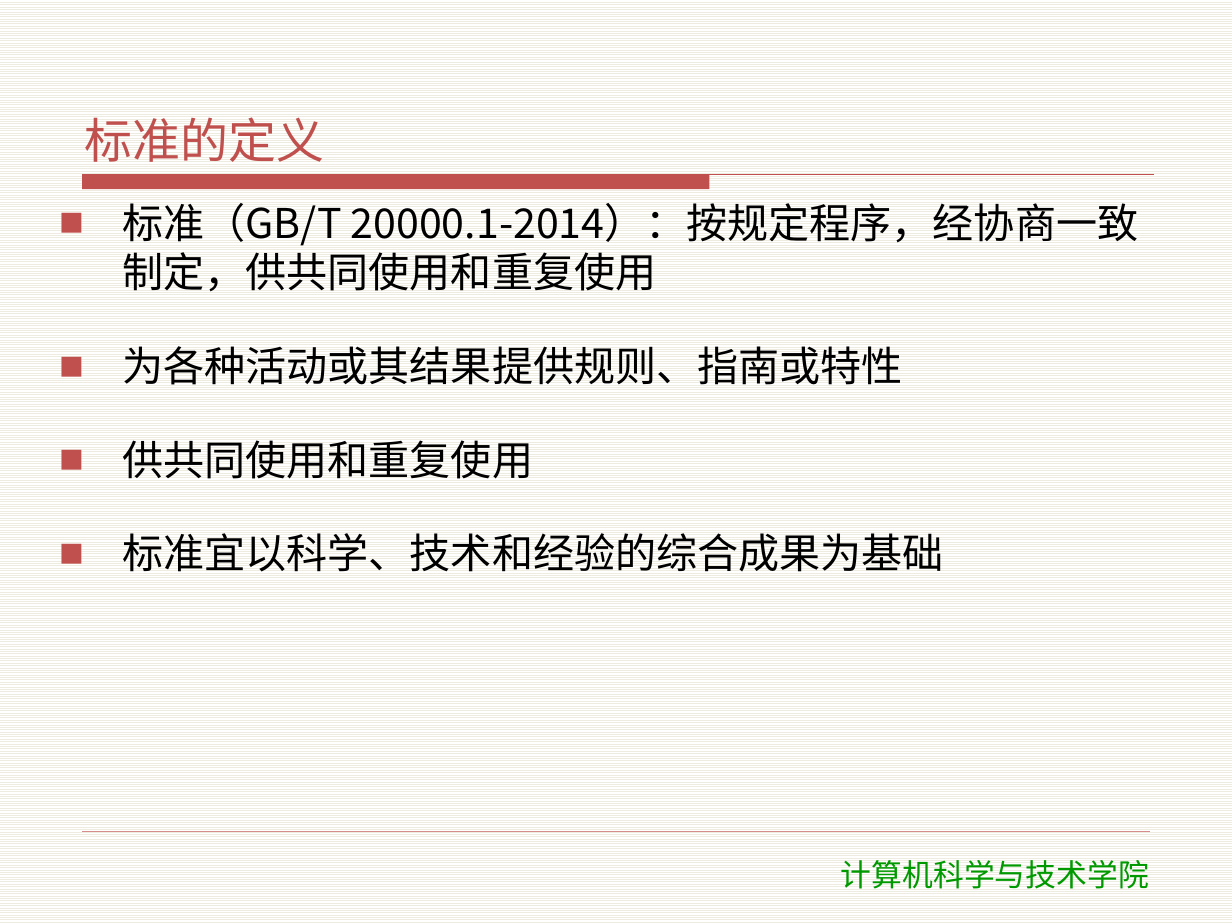
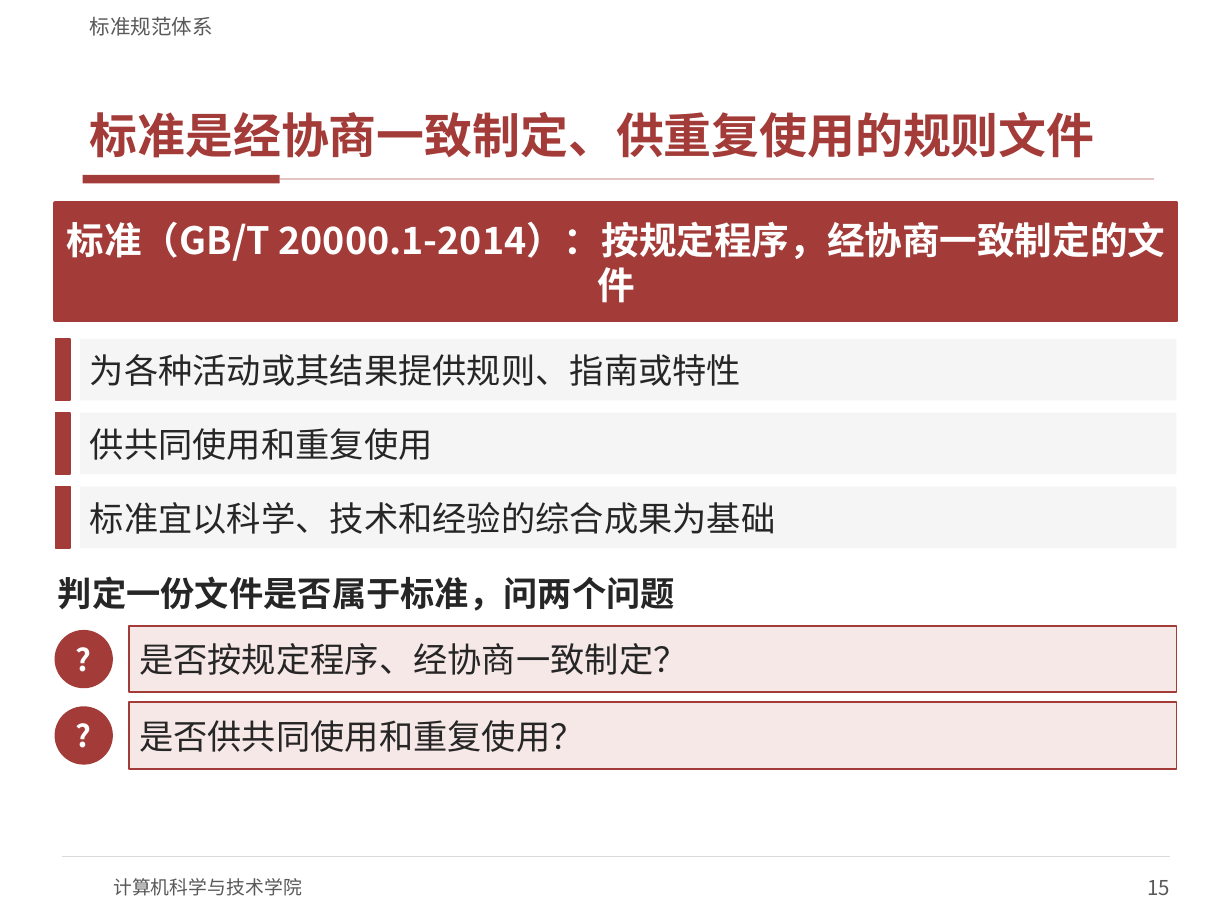
Before and after one commit to meng004/mall, a slide deck: slide 15 of SDC/教学资料/课件/T1-标准与规范.pptx (slide 9 before the commit). Drawn at 1232x924 pixels with LibreOffice and Linux fonts; fonts in the diff are those of the drawing; background and template pictures are left out. Boxes give left, top, right and bottom in pixels: in the first picture for what was removed or moved away, otherwise in the second. Text is boxed around its words. In the diff, an @@ line names an element or a change of style, - is before the commit and + after.

```diff
--- a/SDC/教学资料/课件/T1-标准与规范.pptx
+++ b/SDC/教学资料/课件/T1-标准与规范.pptx
@@ background pattern #EEECE1 on #FFFFFF to #FFFFFF @@
@@ text added at box(90, 17, 213, 36), 12 pt, text #595959 @@
+标准规范体系
@@ title at box(90, 112, 1095, 158): text changed; text colour #C0504D to #A33B38; bold on @@
-标准的定义
+标准是经协商一致制定、供重复使用的规则文件
@@ freeform shape removed at box(83, 175, 1154, 190) @@
@@ rectangle added at box(83, 175, 280, 184), fill #A33B38 @@
@@ rectangle added at box(55, 203, 1177, 320), fill #A33B38, outline #A33B38 2.25 pt, 22 pt, text #FFFFFF, bold @@
+标准（GB/T 20000.1-2014）：按规定程序，经协商一致制定的文件
@@ text removed at box(122, 203, 1138, 572) @@
-■ 标准（GB/T 20000.1-2014）：按规定程序，经协商一致制定，供共同使用和重复使用
-■ 为各种活动或其结果提供规则、指南或特性
-■ 供共同使用和重复使用
-■ 标准宜以科学、技术和经验的综合成果为基础
@@ line added from (280, 180) to (1154, 180), #E3C4C2 1 pt @@
@@ rectangle added at box(55, 339, 70, 400), fill #A33B38, outline #A33B38 1 pt @@
@@ rectangle added at box(80, 339, 1177, 400), fill #F5F5F5, 20 pt, text #262626 @@
+为各种活动或其结果提供规则、指南或特性
@@ rectangle added at box(55, 413, 70, 474), fill #A33B38, outline #A33B38 1 pt @@
@@ rectangle added at box(80, 413, 1177, 474), fill #F5F5F5, 20 pt, text #262626 @@
+供共同使用和重复使用
@@ rectangle added at box(55, 487, 70, 548), fill #A33B38, outline #A33B38 1 pt @@
@@ rectangle added at box(80, 487, 1177, 548), fill #F5F5F5, 20 pt, text #262626 @@
+标准宜以科学、技术和经验的综合成果为基础
@@ text added at box(58, 576, 675, 611), 20 pt, text #262626, bold @@
+判定一份文件是否属于标准，问两个问题
@@ rectangle added at box(129, 626, 1177, 692), fill #F6E8E6, outline #A33B38 1 pt, 20 pt, text #262626 @@
+是否按规定程序、经协商一致制定？
@@ ellipse added at box(55, 631, 112, 687), fill #A33B38, outline #A33B38 1 pt, 18 pt, text #FFFFFF, bold @@
+?
@@ ellipse added at box(55, 707, 112, 764), fill #A33B38, outline #A33B38 1 pt, 18 pt, text #FFFFFF, bold @@
+?
@@ rectangle added at box(129, 702, 1177, 769), fill #F6E8E6, outline #A33B38 1 pt, 20 pt, text #262626 @@
+是否供共同使用和重复使用？
@@ line moved from (83, 832) - (1149, 832) to (62, 856) - (1170, 856) @@
@@ line (62, 856) - (1170, 856): stroke #C0504D 0.25 pt to #D9D9D9 0.75 pt @@
@@ text "计算机科学与技术学院": place and size @@
-text "计算机科学与技术学院" at box(841, 860, 1149, 889)
+text "计算机科学与技术学院" at box(113, 878, 302, 896)
@@ text "计算机科学与技术学院" at box(113, 878, 302, 896): size 18 to 11 pt, font DejaVu Sans to Noto Sans CJK SC, text colour #009900 to #595959; alignment centre to left; less space between paragraphs; vertical alignment top to middle @@
@@ page number added at box(1148, 880, 1171, 895), 12 pt, text #595959 @@
+15
```
Also in this commit, not shown: 18 other slides changed, 40 slides added, 13 slides removed, 19 other files.
